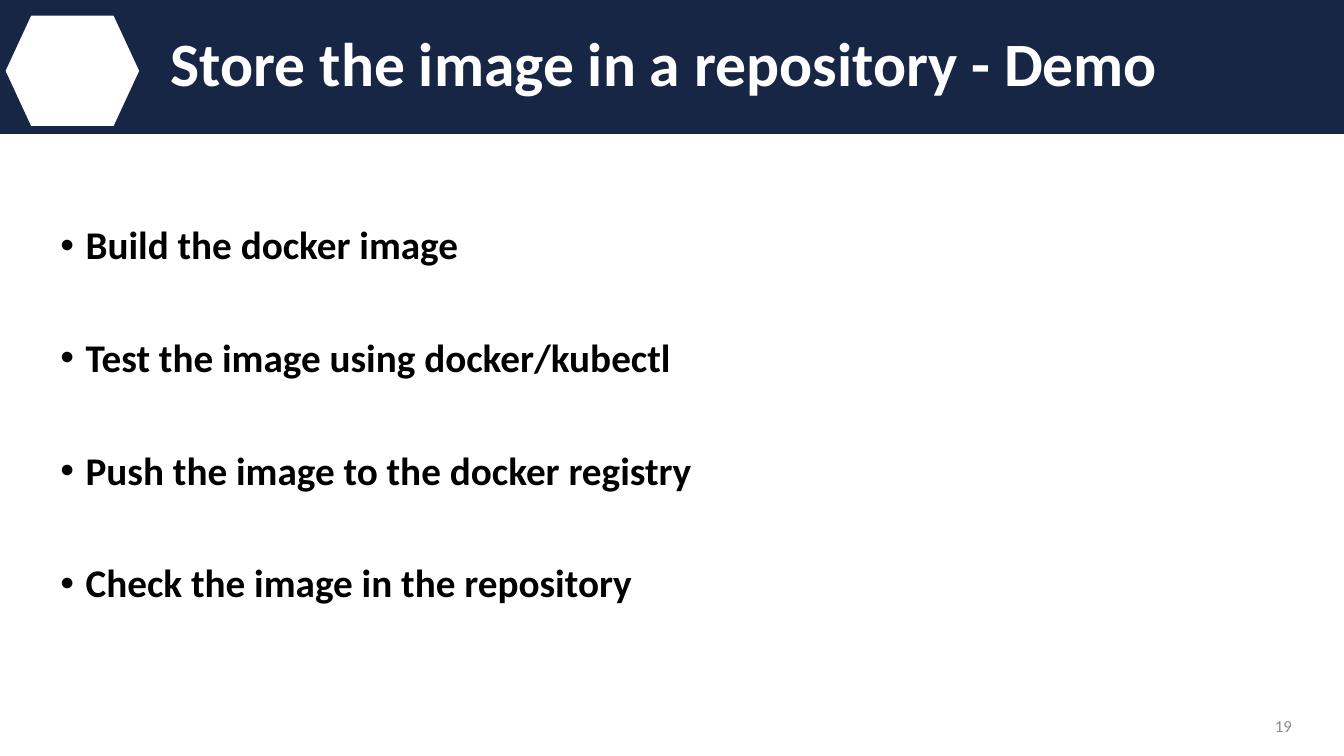
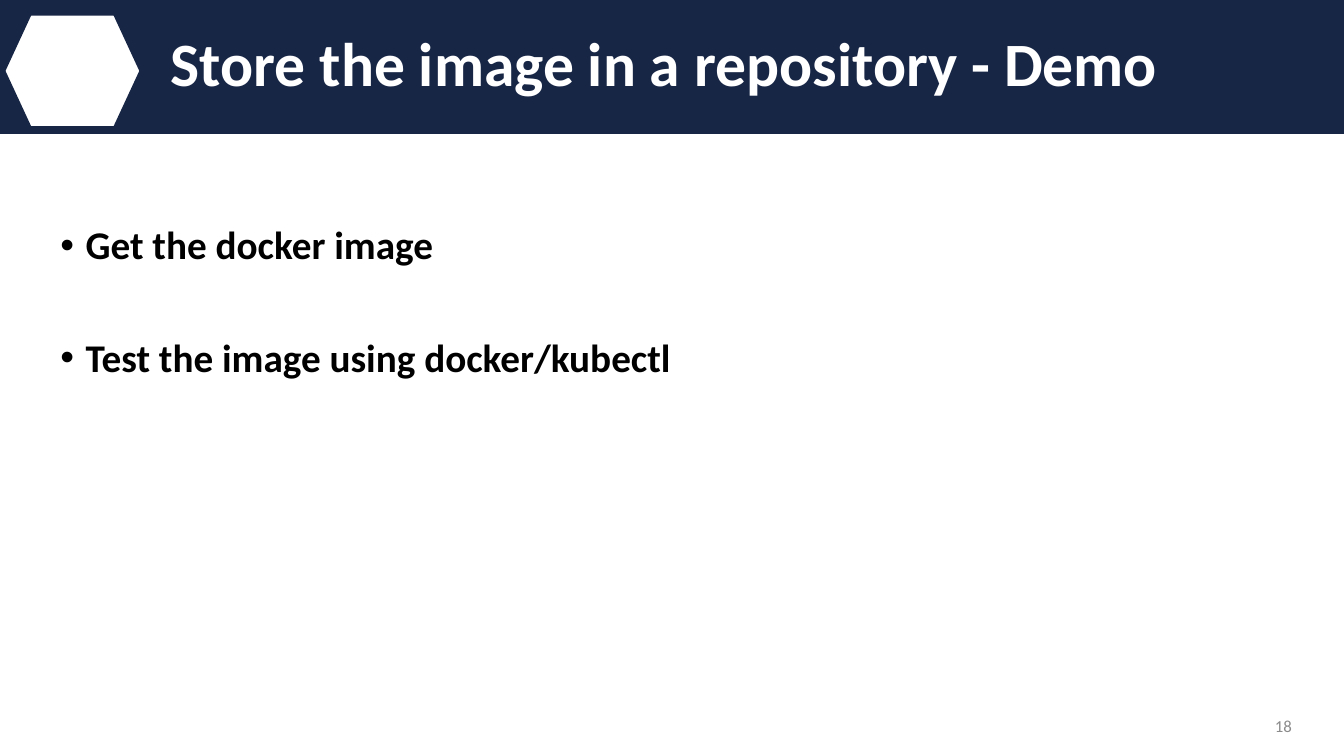
Before and after one commit to IBM/kube101, a slide deck: slide 18 of presentation/meetup.pptx (slide 19 before the commit). Drawn at 1344x756 pixels with LibreOffice and Linux fonts; fonts in the diff are those of the drawing; background and template pictures are left out. Boxes give left, top, right and bottom in pixels: in the first picture for what was removed or moved away, otherwise in the second. Text is boxed around its words. In the diff, an @@ line names an element or a change of style, - is before the commit and + after.

```diff
--- a/presentation/meetup.pptx
+++ b/presentation/meetup.pptx
@@ text at [86, 231, 433, 266]: text changed @@
-• Build the docker image
+• Get the docker image
@@ text at [86, 457, 692, 604]: paragraphs removed @@
-• Push the image to the docker registry
-• Check the image in the repository
@@ page number at [1275, 720, 1292, 732]: text changed @@
-19
+18
```
Also in this commit, not shown: 1 other slide changed, 1 slide removed, 3 other files.
